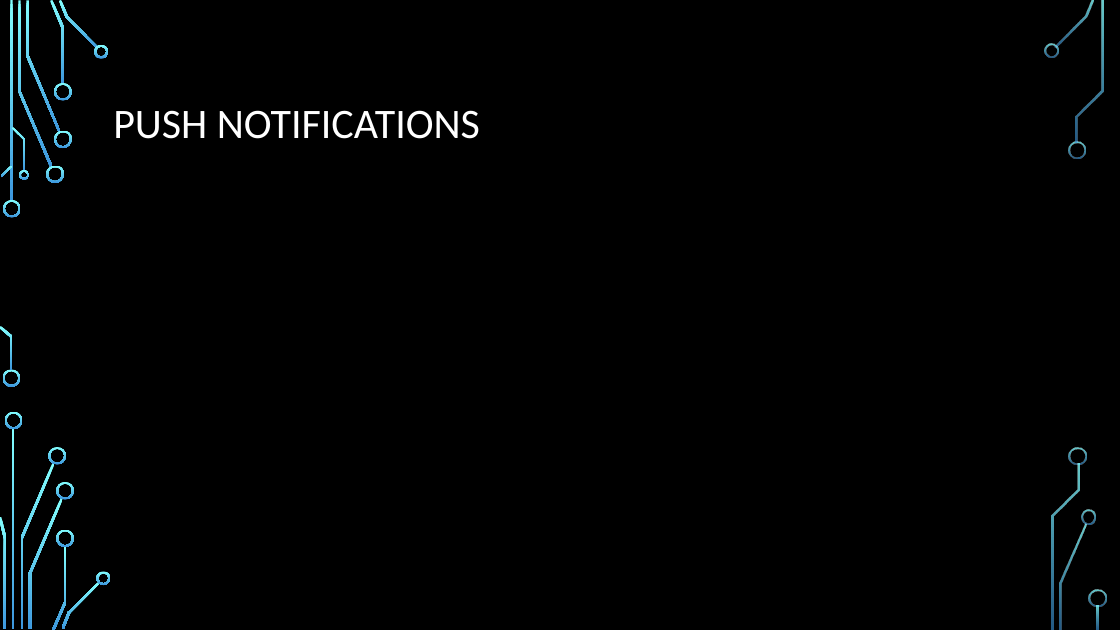
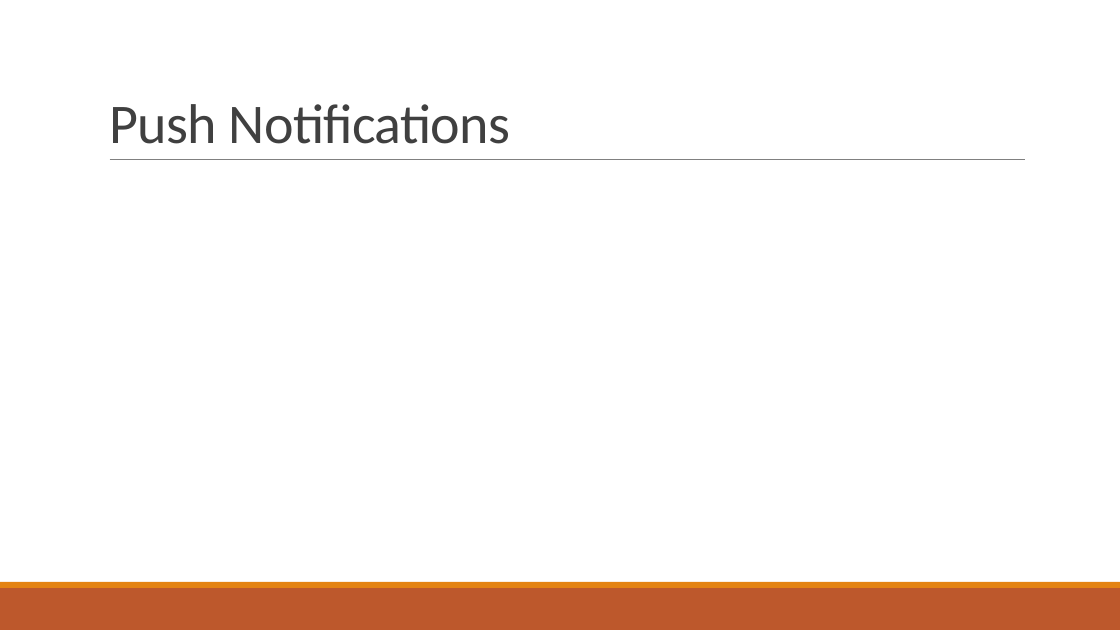
Before and after one commit to stoiveyp/DDDWales2018, a slide deck: slide 8 of Presentation/VoiceAndMore.pptx (slide 7 before the commit). Drawn at 1120x630 pixels with LibreOffice and Linux fonts; fonts in the diff are those of the drawing; background and template pictures are left out. Boxes give left, top, right and bottom in pixels: in the first picture for what was removed or moved away, otherwise in the second. Text is boxed around its words. In the diff, an @@ line names an element or a change of style, - is before the commit and + after.

```diff
--- a/Presentation/VoiceAndMore.pptx
+++ b/Presentation/VoiceAndMore.pptx
@@ background picture (left out) to #FFFFFF @@
@@ title "Push Notifications" at box(109, 104, 511, 144): vertical alignment middle to bottom @@
@@ title at box(109, 104, 511, 144): text changed; size 36 to 48 pt; text colour #FFFFFF to #404040 @@
-PUSH NOTIFICATIONS
+Push Notifications
@@ line added from (110, 160) to (1026, 160), #808080 0.5 pt @@
@@ rectangle added at box(0, 588, 1120, 630), fill #BD582C @@
@@ rectangle added at box(0, 582, 1120, 588), fill #E48312 @@
@@ group removed at box(0, 0, 1107, 630): 33 freeform shapes, 3 rectangles @@
```
Also in this commit, not shown: 8 other slides changed, 4 slides added, 3 slides removed.
